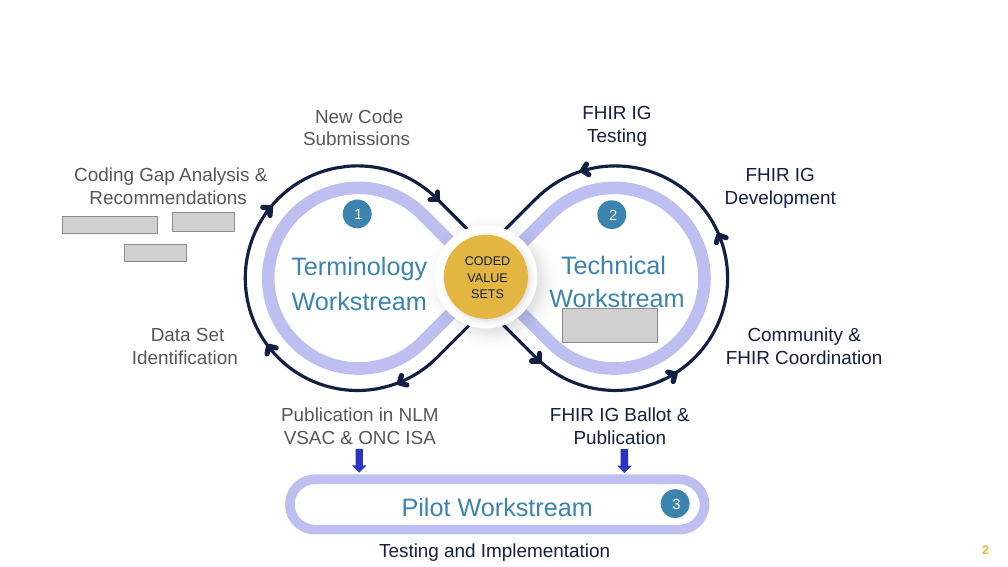
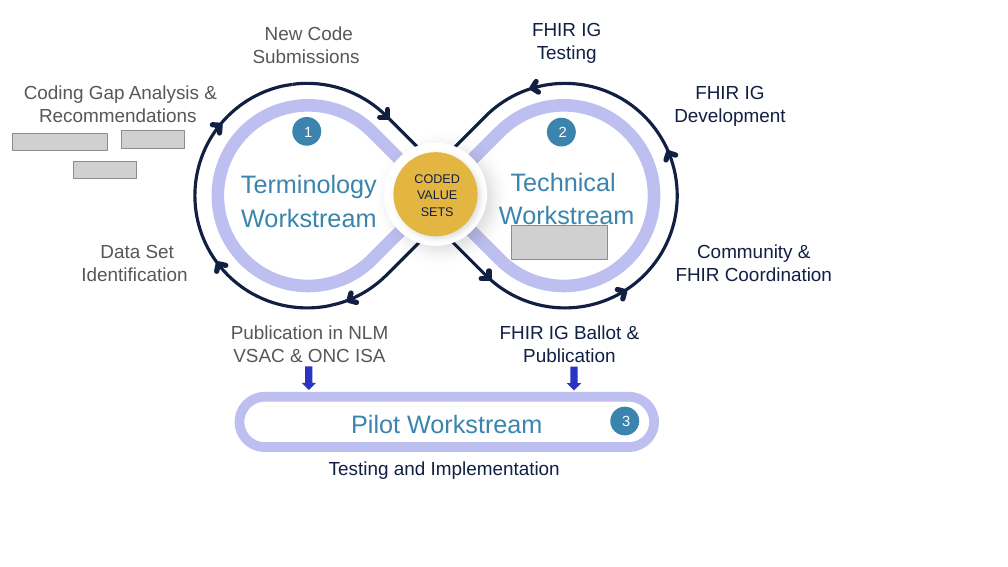
Before and after one commit to HL7/fhir-sdoh-clinicalcare, a slide deck: slide 2 of Images Source/GravitySlides.pptx. Drawn at 1008x567 pixels with LibreOffice and Linux fonts; fonts in the diff are those of the drawing; grey boxes stand for pictures. Boxes give left, top, right and bottom in pixels: in the first picture for what was removed or moved away, otherwise in the second. Text is boxed around its words. In the diff, an @@ line names an element or a change of style, - is before the commit and + after.

```diff
--- a/Images Source/GravitySlides.pptx
+++ b/Images Source/GravitySlides.pptx
@@ 7 texts, 6 freeform shapes, 3 pictures, 3 ellipses, 1 rounded rectangle, 1 down arrow: place and size @@
-7 texts, 6 freeform shapes, 3 pictures, 3 ellipses, 1 rounded rectangle, 1 down arrow at (63,164,882,561)
+7 texts, 6 freeform shapes, 3 pictures, 3 ellipses, 1 rounded rectangle, 1 down arrow at (12,82,832,479)
@@ 7 freeform shapes, 5 texts, 2 ellipses, 1 picture, 1 down arrow: place and size @@
-7 freeform shapes, 5 texts, 2 ellipses, 1 picture, 1 down arrow at (74,106,836,473)
+7 freeform shapes, 5 texts, 2 ellipses, 1 picture, 1 down arrow at (24,22,785,389)
@@ page number removed at (982,545,989,554) @@
-2
```
Also in this commit, not shown: 1 other slide changed, 5 other files.
